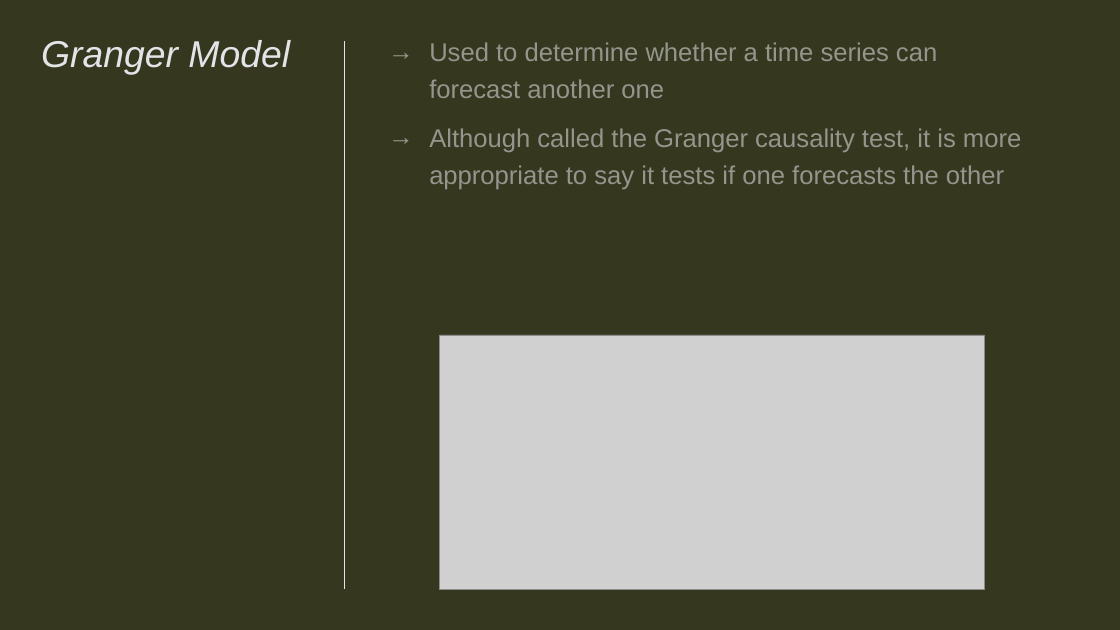
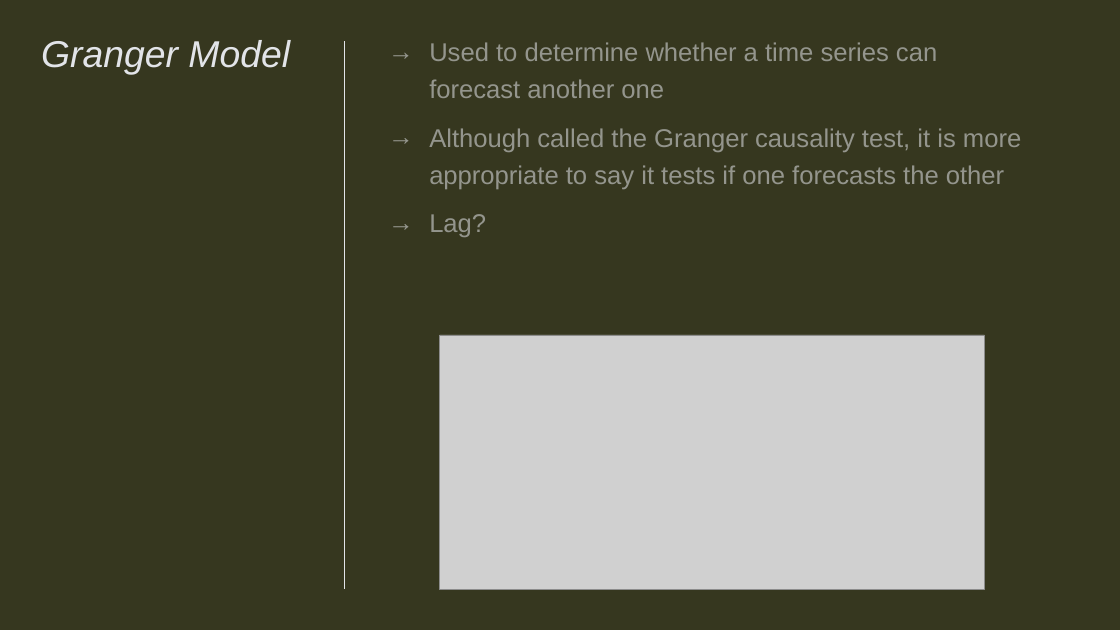
Before and after one commit to kurtameyer/COMP4441, a slide deck: slide 11 of COMP4441 Presentation.pptx. Drawn at 1120x630 pixels with LibreOffice and Linux fonts; fonts in the diff are those of the drawing; grey boxes stand for pictures. Boxes give left, top, right and bottom in pixels: in the first picture for what was removed or moved away, otherwise in the second. Text is boxed around its words. In the diff, an @@ line names an element or a change of style, - is before the commit and + after.

Commit message:
Add files via upload
Updated slides with information on models and conclusions.

```diff
--- a/COMP4441 Presentation.pptx
+++ b/COMP4441 Presentation.pptx
@@ text at bbox=[429, 214, 486, 237]: paragraph added @@
+→ Lag?
```
Also in this commit, not shown: 2 other slides changed, 3 slides added, 1 slide removed.
